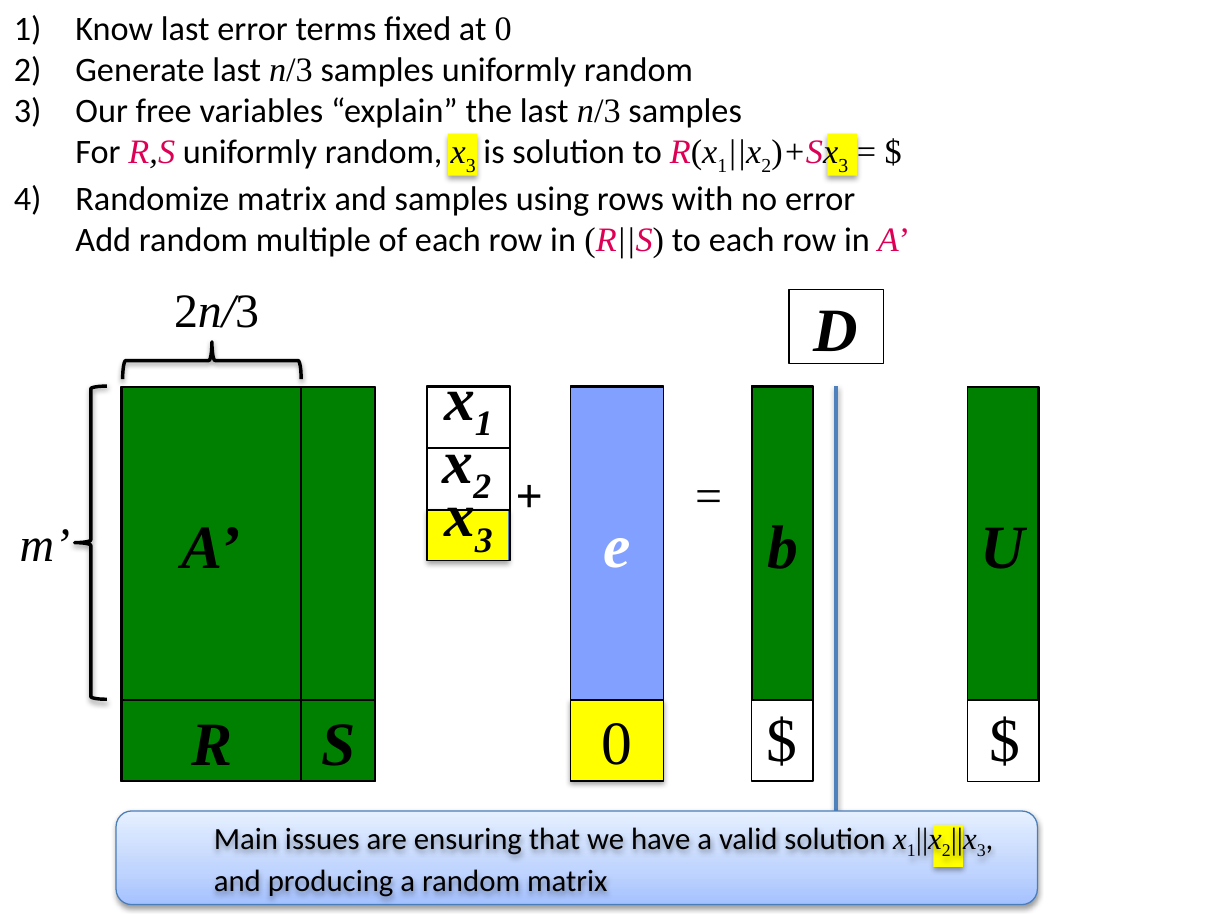
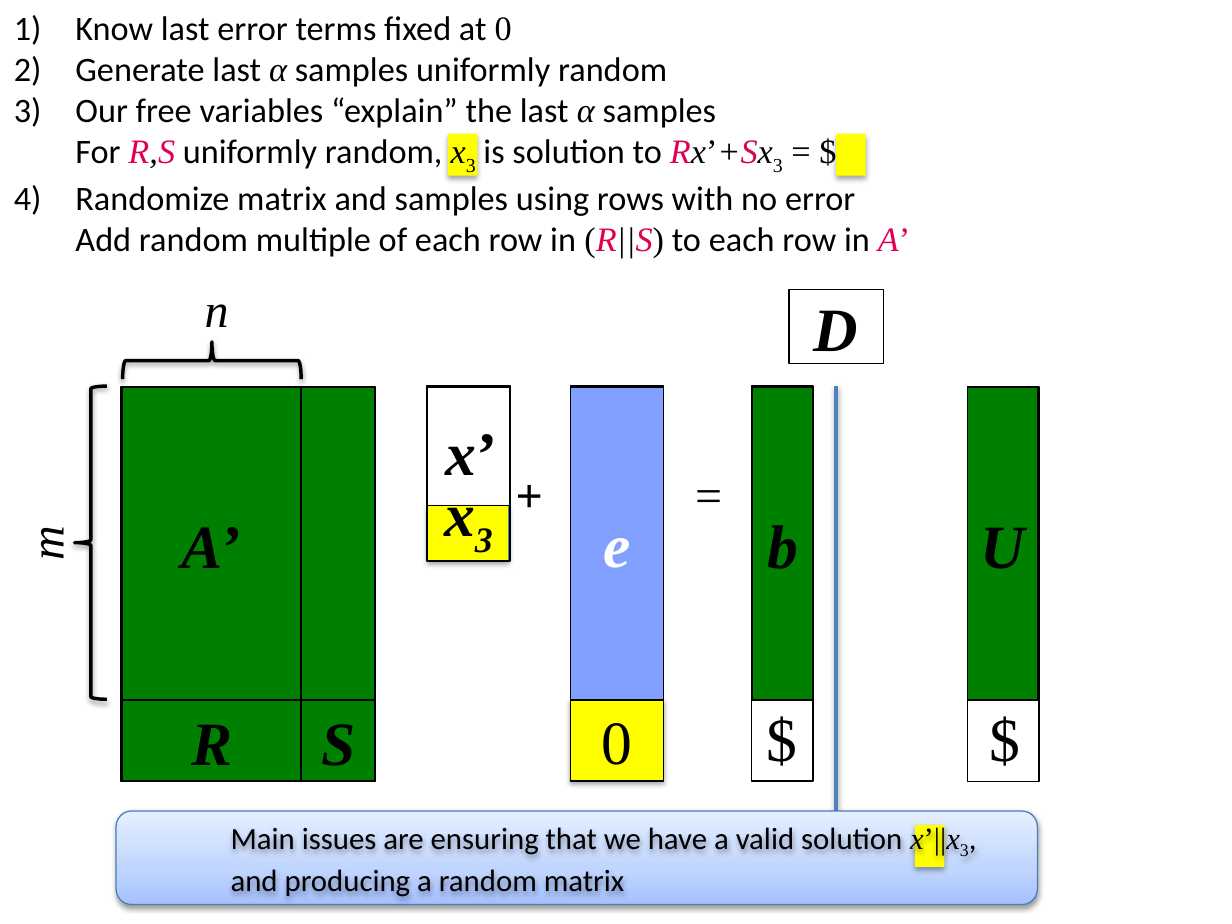
Before and after one commit to xianruimeng/comp-fuzzy-ext, a slide deck: slide 46 of ComputationalFuzzyExtractors.pptx (slide 43 before the commit). Drawn at 1232x924 pixels with LibreOffice and Linux fonts; fonts in the diff are those of the drawing. Boxes give left, top, right and bottom in pixels: in the first picture for what was removed or moved away, otherwise in the second. Text is boxed around its words. In the diff, an @@ line names an element or a change of style, - is before the commit and + after.

```diff
--- a/ComputationalFuzzyExtractors.pptx
+++ b/ComputationalFuzzyExtractors.pptx
@@ text at <box>75,57,773,169</box>: text changed @@
-2) Generate last n/3 samples uniformly random
-3) Our free variables “explain” the last n/3 samples
-  For R,S uniformly random, x3 is solution to R(x1||x2)+Sx3 = $
+2) Generate last α samples uniformly random
+3) Our free variables “explain” the last α samples
+  For R,S uniformly random, x3 is solution to Rx’+Sx3 = $
@@ rectangle: place and size @@
-rectangle at <box>828,134,857,176</box>
+rectangle at <box>837,134,866,176</box>
@@ text at <box>205,304,229,327</box>: text changed; italic on @@
-2n/3
+n
@@ rectangle: place and size @@
-rectangle at <box>428,387,510,448</box>
+rectangle at <box>428,387,510,505</box>
@@ text removed at <box>428,370,510,431</box> @@
-x1
@@ rectangle removed at <box>428,448,510,510</box> @@
@@ text at <box>446,434,497,475</box>: text changed @@
-x2
+x’
@@ text "m" at <box>21,529,74,558</box>: rotation 0 to 270 degrees @@
@@ rectangle: place and size @@
-rectangle at <box>428,509,509,561</box>
+rectangle at <box>428,505,509,561</box>
@@ text at <box>21,529,74,558</box>: text changed @@
-m’
+m
@@ text in rounded rectangle at <box>231,825,960,897</box>: text changed @@
-  Main issues are ensuring that we have a valid solution x1||x2||x3,
-  and producing a random matrix
+  Main issues are ensuring that we have a valid solution x’||x3,
+  and producing a random matrix
@@ rectangle: place and size @@
-rectangle at <box>934,825,963,867</box>
+rectangle at <box>915,825,945,867</box>
```
Also in this commit, not shown: 34 other slides changed, 8 slides added.
